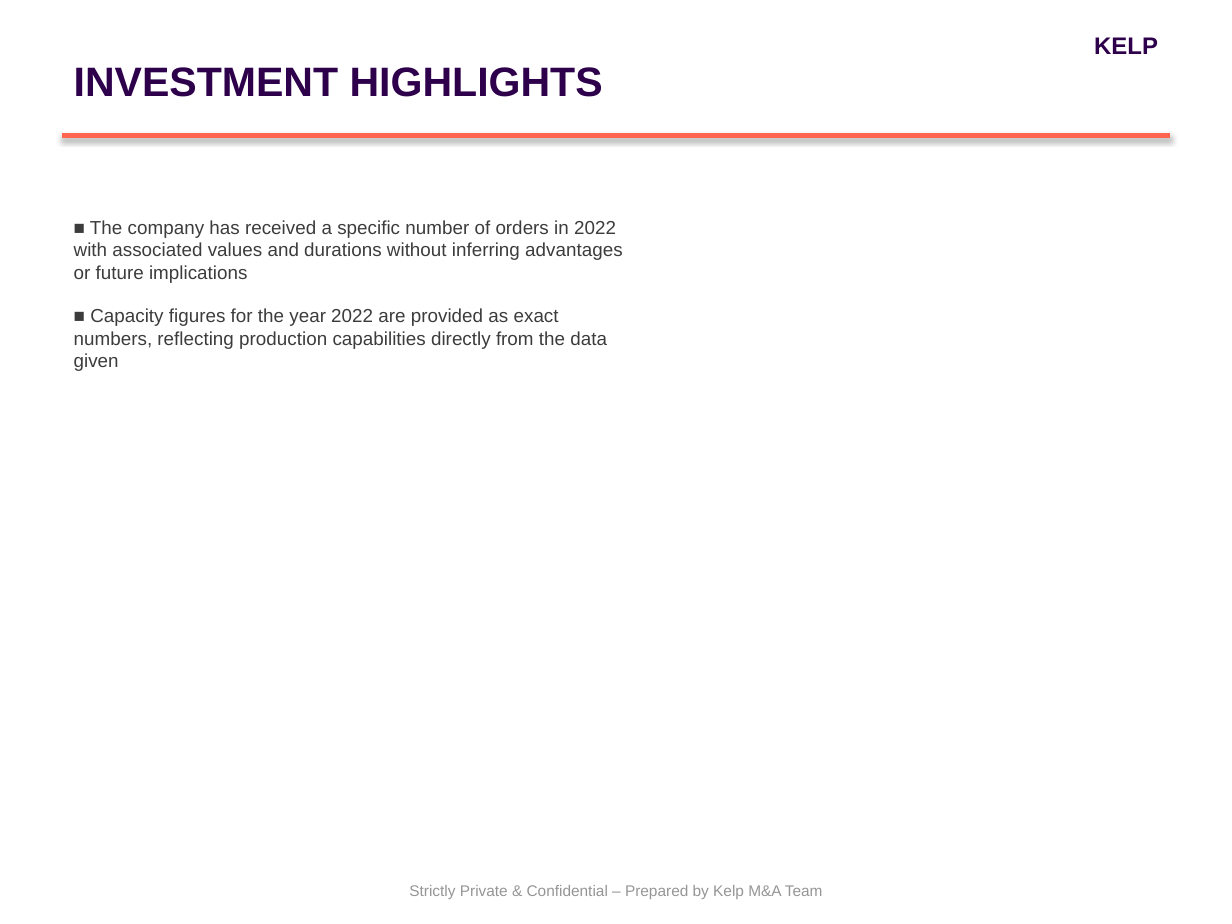
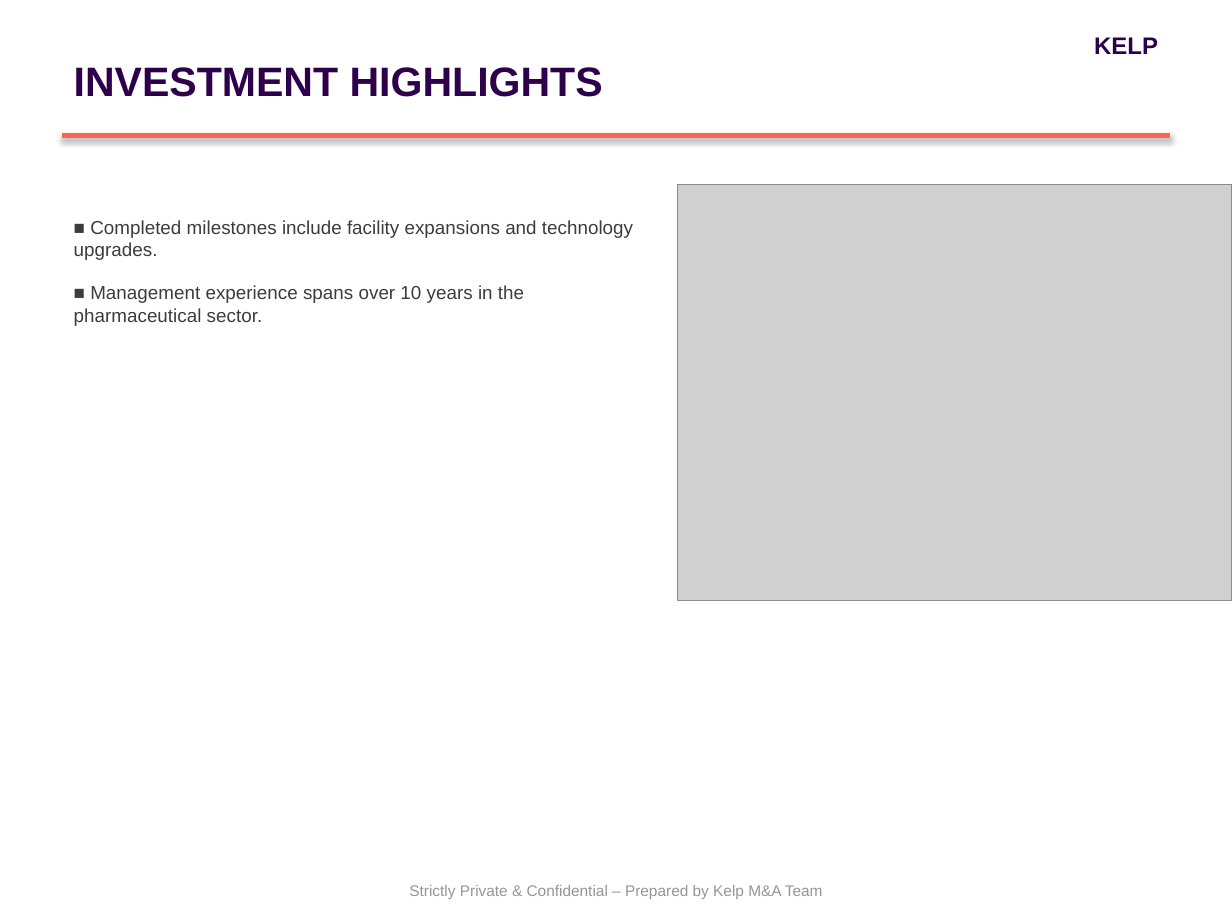
Before and after one commit to PiyushiAnand/Doc_to_PPT, a slide deck: slide 4 of Blind_Teaser_IndSwift_Final.pptx. Drawn at 1232x924 pixels with LibreOffice and Linux fonts; fonts in the diff are those of the drawing; grey boxes stand for pictures. Boxes give left, top, right and bottom in pixels: in the first picture for what was removed or moved away, otherwise in the second. Text is boxed around its words. In the diff, an @@ line names an element or a change of style, - is before the commit and + after.

```diff
--- a/Blind_Teaser_IndSwift_Final.pptx
+++ b/Blind_Teaser_IndSwift_Final.pptx
@@ picture added at (678,185,1232,601) @@
@@ text at (74,220,633,326): text changed @@
-■ The company has received a specific number of orders in 2022 with associated values and durations without inferring advantages or future implications
-■ Capacity figures for the year 2022 are provided as exact numbers, reflecting production capabilities directly from the data given
+■ Completed milestones include facility expansions and technology upgrades.
+■ Management experience spans over 10 years in the pharmaceutical sector.
```
Also in this commit, not shown: 2 other slides changed, 14 other files.
